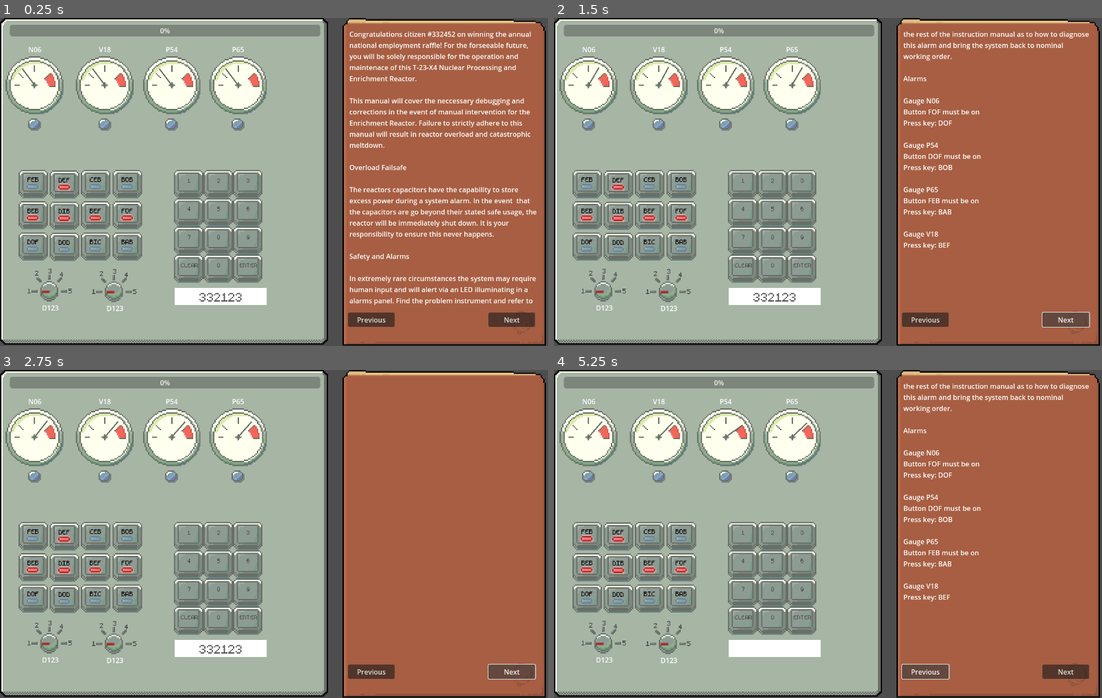
Above: before the commit, frames 1-4 (two rows, left to right).
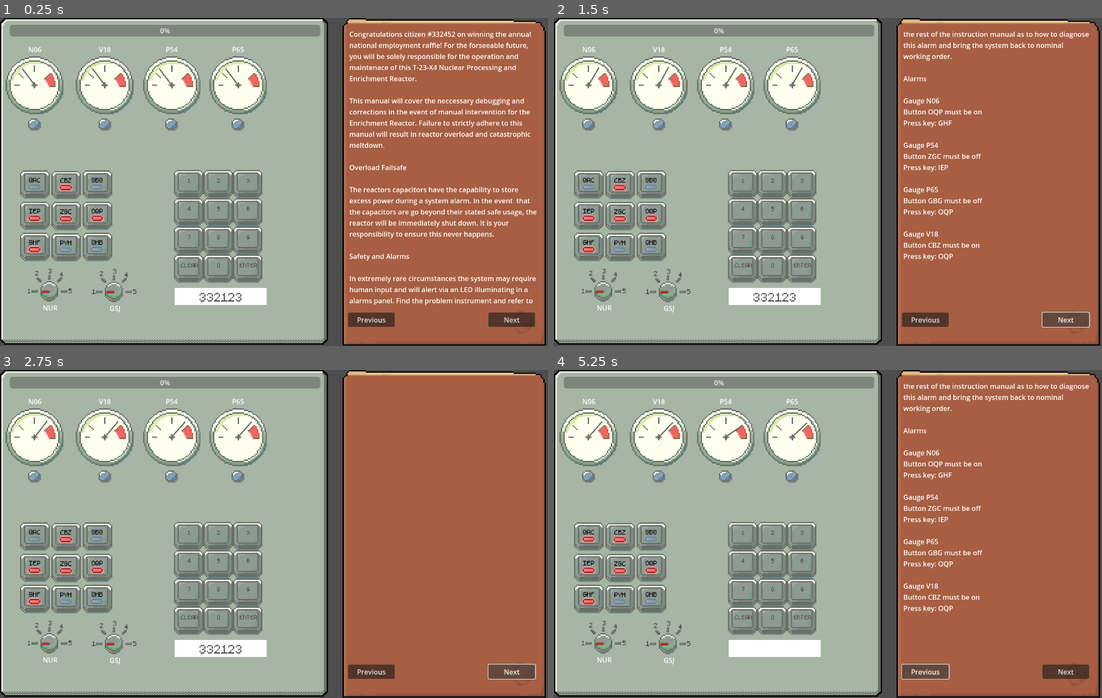
Above: after the commit, the same moments.

Repository: rmp135/GWJ-65
Game: Godot game, scene res://scenes/root.tscn
Same seed, same stepped clock (60 frames per second), same inputs: the game is played once before the commit and once after it.
Inputs (mouse positions are in pixels of both pictures, inside the frame that each line leads up to):
- Up to frame 1 (0.25 s): no input
- Up to frame 2 (1.5 s): click "1" at 0.5 s; click "Next" at 1.25 s
- Up to frame 3 (2.75 s): click "Next" at 2 s
- Up to frame 4 (5.25 s): click "ENTER" at 2.75 s; click "ENTER" at 3.5 s; click (586, 537) at 4.27 s; click "Previous" at 5 s

The runs differ from the first frame. In frame 1, 3.5% of the frame differs, in the area x 3-26%, y 46-90%; in frame 2, 4.0%; in frame 3, 3.5%; in frame 4, 4.0%, in the area x 3-79%, y 27-90%.

Commit message:
Refactor controls.

Diff:
--- /dev/null
+++ b/NameGenerator.gd
@@ -0,0 +1,24 @@
+extends Node
+
+const letters = 'ABCDEFGHIJKLMNOPQRSTUVWXYZ'
+const numbers = '0123456789'
+
+var used_names: Array[String] = []
+
+func _get_first_letters() -> Array[String]:
+	return letters.split("").slice(0, 9)
+
+func _get_mid_letters() -> Array[String]:
+	return letters.split("").slice(9, 18)
+
+func _get_last_letters() -> Array[String]:
+	return letters.split("").slice(18, 26)
+
+func get_name_string() -> String:
+	var name: String
+	while true:
+		name = "{0}{1}{2}".format([letters[randi()% len(letters)],letters[randi()% len(letters)],letters[randi()% len(letters)]])
+		if !used_names.has(name):
+			break;
+	used_names.append(name)
+	return name
--- /dev/null
+++ b/buttongrid.gd
@@ -0,0 +1,20 @@
+extends Node2D
+
+
+# Called when the node enters the scene tree for the first time.
+func _ready() -> void:
+	var children = get_children()
+	var names: Array[String] = []
+	for child : ButtonLED in children:
+		child.set_name_string(NameGenerator.get_name_string())
+		#names.append(NameGenerator.get_name_string())
+	children.sort()
+	for i in children.size():
+		print(i % 3 * i / 3)
+
+	#	children[i].set_name_string(names[i + i % 3])
+
+
+# Called every frame. 'delta' is the elapsed time since the previous frame.
+func _process(delta: float) -> void:
+	pass
--- /dev/null
+++ b/buttongrid.tscn
@@ -0,0 +1,33 @@
+[gd_scene load_steps=3 format=3 uid="uid://bp7al0ayyrxdl"]
+
+[ext_resource type="PackedScene" uid="uid://c3p3nco4j15tj" path="res://scenes/button_led.tscn" id="1_1cssm"]
+[ext_resource type="Script" path="res://buttongrid.gd" id="1_qgfq0"]
+
+[node name="Node2D" type="Node2D"]
+script = ExtResource("1_qgfq0")
+
+[node name="ButtonLED" parent="." instance=ExtResource("1_1cssm")]
+
+[node name="ButtonLED2" parent="." instance=ExtResource("1_1cssm")]
+position = Vector2(73, 1)
+
+[node name="ButtonLED3" parent="." instance=ExtResource("1_1cssm")]
+position = Vector2(146, 0)
+
+[node name="ButtonLED4" parent="." instance=ExtResource("1_1cssm")]
+position = Vector2(0, 73)
+
+[node name="ButtonLED5" parent="." instance=ExtResource("1_1cssm")]
+position = Vector2(73, 74)
+
+[node name="ButtonLED6" parent="." instance=ExtResource("1_1cssm")]
+position = Vector2(146, 73)
+
+[node name="ButtonLED7" parent="." instance=ExtResource("1_1cssm")]
+position = Vector2(0, 146)
+
+[node name="ButtonLED8" parent="." instance=ExtResource("1_1cssm")]
+position = Vector2(73, 147)
+
+[node name="ButtonLED9" parent="." instance=ExtResource("1_1cssm")]
+position = Vector2(146, 146)
--- a/project.godot
+++ b/project.godot
@@ -15,6 +15,10 @@
 config/features=PackedStringArray("4.2", "Forward Plus")
 config/icon="res://icon.svg"
 
+[autoload]
+
+NameGenerator="*res://NameGenerator.gd"
+
 [display]
 
 window/size/viewport_width=1280
--- a/scenes/ButtonLEDIndicator.gd
+++ b/scenes/ButtonLEDIndicator.gd
@@ -1,14 +1,20 @@
 extends Indicator
 
 @onready var button: ButtonLED = $".."
+
+var r_val: String = "on"
+
+func _ready() -> void:
+	r_val = ["on", "off"].pick_random()
+	super._ready()
 
 func get_current_value() -> String:
 	return "on" if button.enabled else "off"
 
 # gets a possible value for faults
 func get_random_value() -> String:
-	return "on"
+	return r_val
 
 # gets the explanation text required in the manual
 func get_manual_text() -> String:
-	return "Button {0} must be on".format([button.text])
+	return "Button {0} must be {1}".format([button.text, r_val])
--- a/scenes/Dial.gd
+++ b/scenes/Dial.gd
@@ -9,6 +9,7 @@
 var index: int = 0
 
 func _ready() -> void:
+	text  = NameGenerator.get_name_string()
 	label_6.text = text
 
 var value: String:
--- a/scenes/DialIndicator.gd
+++ b/scenes/DialIndicator.gd
@@ -1,14 +1,19 @@
 extends Indicator
 
 @onready var dial: Dial = $".."
+var r_val: String = ""
+
+func _ready() -> void:
+	r_val = str([1,2,3,4].pick_random())
+	super._ready()
 
 func get_current_value() -> String:
-	return str(dial.index)
+	return str(dial.index + 1)
 
 # gets a possible value for faults
 func get_random_value() -> String:
-	return "on"
+	return r_val
 
 # gets the explanation text required in the manual
 func get_manual_text() -> String:
-	return "Dial {0} must be set to position {1}".format([dial.text, dial.index])
+	return "Dial {0} must be set to position {1}".format([dial.text, r_val])
--- a/scenes/NumpadActionable.gd
+++ b/scenes/NumpadActionable.gd
@@ -1,5 +1,10 @@
 extends Actionable
 @onready var output: Label = $"../Output"
 
+var r_val: String = ""
+
+func _ready() -> void:
+	r_val = str(randi_range(1000, 9999))
+
 func get_action_value() -> String:
-	return output.text
+	return r_val
--- a/scenes/button_led.gd
+++ b/scenes/button_led.gd
@@ -19,9 +19,11 @@
 	blue_led.visible = !enabled
 	red_led.visible = enabled
 
+func set_name_string(name: String):
+	text = NameGenerator.get_name_string()
+	label_2.text = text
+
 func _ready():
-	text = consanonts.pick_random() + vowels.pick_random() + consanonts.pick_random()
-	label_2.text = text
 	enabled = randi_range(0, 1) == 0
 	timer.wait_time = randf_range(5, 30)
 	timer.start()
--- a/scenes/dial.tscn
+++ b/scenes/dial.tscn
@@ -18,7 +18,7 @@
 font_size = 24
 font_color = Color(0.219608, 0.219608, 0.219608, 1)
 
-[node name="Dial" type="Node2D" groups=["indicator"]]
+[node name="Dial" type="Node2D"]
 script = ExtResource("1_mvgfb")
 
 [node name="TextureButton" type="TextureButton" parent="."]
@@ -78,9 +78,6 @@
 text = "5"
 label_settings = SubResource("LabelSettings_toyge")
 
-[node name="Indicator" type="Node" parent="."]
-script = ExtResource("4_wytso")
-
 [node name="Label6" type="Label" parent="."]
 offset_left = 37.0
 offset_top = 90.0
@@ -89,4 +86,7 @@
 text = "D123"
 horizontal_alignment = 1
 
+[node name="Indicator" type="Node" parent="."]
+script = ExtResource("4_wytso")
+
 [connection signal="pressed" from="TextureButton" to="." method="_on_texture_button_pressed"]
--- a/scenes/numpad_number.gd
+++ b/scenes/numpad_number.gd
@@ -1,4 +1,3 @@
-@tool
 extends TextureButton
 signal press
 
--- a/scenes/numpad_number.tscn
+++ b/scenes/numpad_number.tscn
@@ -31,7 +31,6 @@
 offset_top = 15.0
 offset_right = 59.0
 offset_bottom = 38.0
-text = "1"
 label_settings = SubResource("LabelSettings_a304f")
 horizontal_alignment = 1
 
--- a/scenes/root.tscn
+++ b/scenes/root.tscn
@@ -1,8 +1,8 @@
 [gd_scene load_steps=9 format=3 uid="uid://d4kvb2gxy0lg8"]
 
 [ext_resource type="Texture2D" uid="uid://dh3mlfs6d0uyb" path="res://sprites/spritesheet.png" id="1_2oaot"]
-[ext_resource type="PackedScene" uid="uid://c3p3nco4j15tj" path="res://scenes/button_led.tscn" id="1_snc5b"]
 [ext_resource type="Script" path="res://scenes/FaultManager.gd" id="1_wbqnj"]
+[ext_resource type="PackedScene" path="res://buttongrid.tscn" id="2_1gigs"]
 [ext_resource type="PackedScene" uid="uid://dfdc8m4o3u2j4" path="res://scenes/manual.tscn" id="3_dsrae"]
 [ext_resource type="PackedScene" uid="uid://dbqnwg310e52t" path="res://scenes/gauge.tscn" id="4_n6vnv"]
 [ext_resource type="PackedScene" uid="uid://cjnr1s5yd3jrj" path="res://scenes/dial.tscn" id="6_gwqmf"]
@@ -25,44 +25,8 @@
 patch_margin_bottom = 15
 axis_stretch_horizontal = 1
 
-[node name="Node2D" type="Node2D" parent="."]
-position = Vector2(30, 356)
-
-[node name="ButtonLED" parent="Node2D" instance=ExtResource("1_snc5b")]
-position = Vector2(13, 0)
-
-[node name="ButtonLED2" parent="Node2D" instance=ExtResource("1_snc5b")]
-position = Vector2(86, 1)
-
-[node name="ButtonLED3" parent="Node2D" instance=ExtResource("1_snc5b")]
-position = Vector2(159, 0)
-
-[node name="ButtonLED4" parent="Node2D" instance=ExtResource("1_snc5b")]
-position = Vector2(13, 73)
-
-[node name="ButtonLED5" parent="Node2D" instance=ExtResource("1_snc5b")]
-position = Vector2(86, 74)
-
-[node name="ButtonLED6" parent="Node2D" instance=ExtResource("1_snc5b")]
-position = Vector2(159, 73)
-
-[node name="ButtonLED7" parent="Node2D" instance=ExtResource("1_snc5b")]
-position = Vector2(13, 146)
-
-[node name="ButtonLED8" parent="Node2D" instance=ExtResource("1_snc5b")]
-position = Vector2(86, 147)
-
-[node name="ButtonLED9" parent="Node2D" instance=ExtResource("1_snc5b")]
-position = Vector2(159, 146)
-
-[node name="ButtonLED10" parent="Node2D" instance=ExtResource("1_snc5b")]
-position = Vector2(233, 0)
-
-[node name="ButtonLED11" parent="Node2D" instance=ExtResource("1_snc5b")]
-position = Vector2(233, 73)
-
-[node name="ButtonLED12" parent="Node2D" instance=ExtResource("1_snc5b")]
-position = Vector2(233, 146)
+[node name="ButtonGrid" parent="." instance=ExtResource("2_1gigs")]
+position = Vector2(47, 357)
 
 [node name="Manual" parent="." instance=ExtResource("3_dsrae")]
 position = Vector2(800, 0)
@@ -79,17 +43,6 @@
 [node name="Gauge2" parent="." instance=ExtResource("4_n6vnv")]
 position = Vector2(245, 129)
 
-[node name="FaultManager" type="Node" parent="." node_paths=PackedStringArray("manual")]
-script = ExtResource("1_wbqnj")
-manual = NodePath("../Manual")
-
-[node name="FaultTimer" type="Timer" parent="FaultManager"]
-wait_time = 5.0
-autostart = true
-
-[node name="FaultCheckTimer" type="Timer" parent="FaultManager"]
-autostart = true
-
 [node name="Dial" parent="." instance=ExtResource("6_gwqmf")]
 position = Vector2(34, 577)
 
@@ -105,5 +58,16 @@
 offset_right = 748.0
 offset_bottom = 43.0
 
+[node name="FaultManager" type="Node" parent="." node_paths=PackedStringArray("manual")]
+script = ExtResource("1_wbqnj")
+manual = NodePath("../Manual")
+
+[node name="FaultTimer" type="Timer" parent="FaultManager"]
+wait_time = 5.0
+autostart = true
+
+[node name="FaultCheckTimer" type="Timer" parent="FaultManager"]
+autostart = true
+
 [connection signal="timeout" from="FaultManager/FaultTimer" to="FaultManager" method="_on_trigger"]
 [connection signal="timeout" from="FaultManager/FaultCheckTimer" to="FaultManager" method="_on_fault_check_timer_timeout"]
